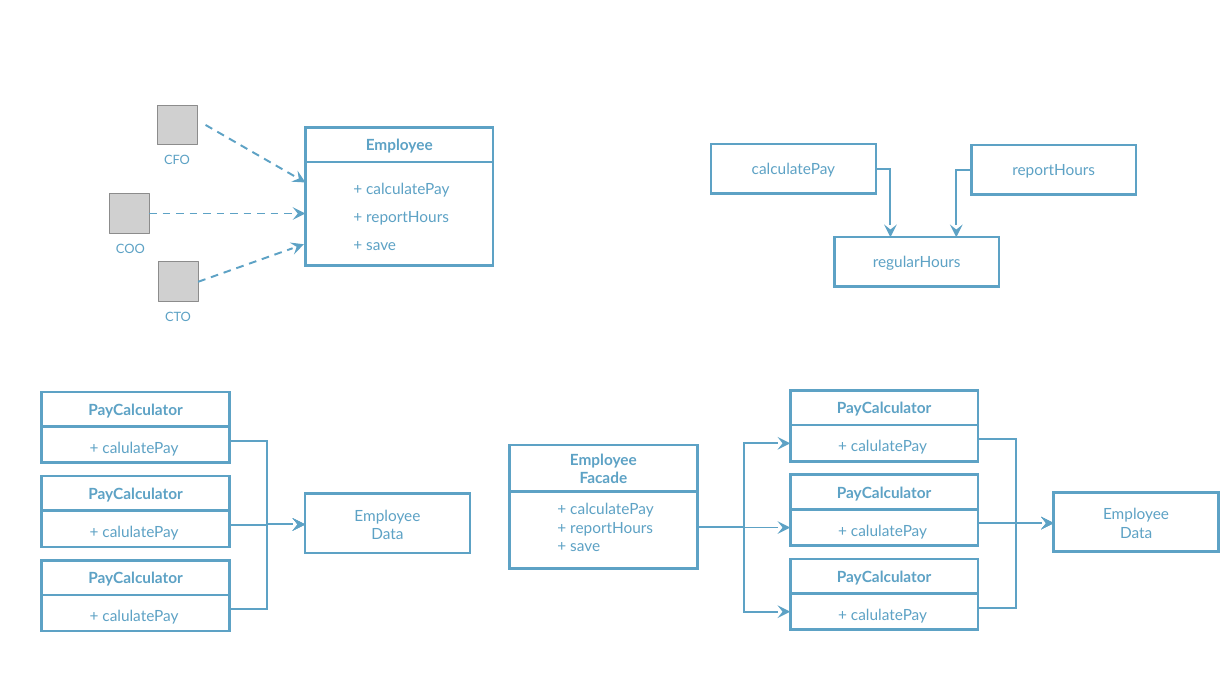
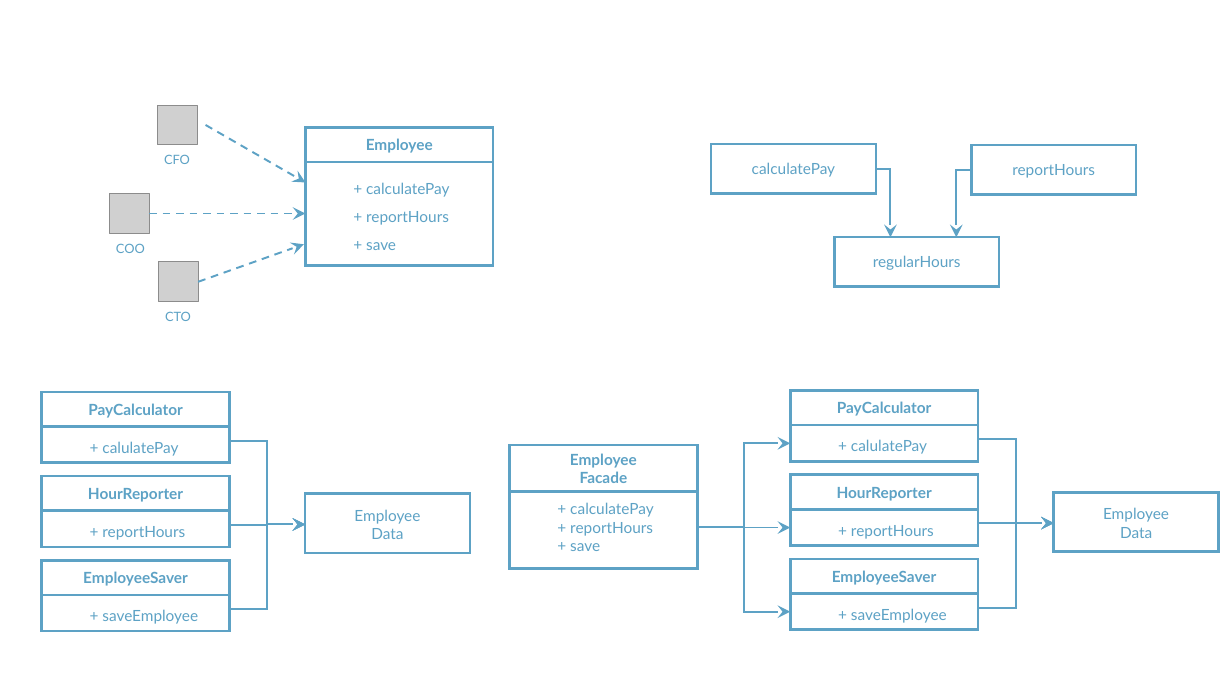
Before and after one commit to rudaks-han/book-summary, a slide deck: slide 3 of Clean Architecture/ref/프레젠테이션1.pptx. Drawn at 1232x693 pixels with LibreOffice and Linux fonts; fonts in the diff are those of the drawing; grey boxes stand for pictures. Boxes give left, top, right and bottom in pixels: in the first picture for what was removed or moved away, otherwise in the second. Text is boxed around its words. In the diff, an @@ line names an element or a change of style, - is before the commit and + after.

```diff
--- a/Clean Architecture/ref/프레젠테이션1.pptx
+++ b/Clean Architecture/ref/프레젠테이션1.pptx
@@ text at <box>88,488,183,502</box>: text changed @@
-PayCalculator
+HourReporter
@@ text at <box>837,487,932,501</box>: text changed @@
-PayCalculator
+HourReporter
@@ text at <box>102,526,185,540</box>: text changed @@
-+ calulatePay
++ reportHours
@@ text at <box>851,525,934,539</box>: text changed @@
-+ calulatePay
++ reportHours
@@ text at <box>83,571,188,586</box>: text changed @@
-PayCalculator
+EmployeeSaver
@@ text at <box>832,570,937,585</box>: text changed @@
-PayCalculator
+EmployeeSaver
@@ text at <box>102,609,198,624</box>: text changed @@
-+ calulatePay
++ saveEmployee
@@ text at <box>851,608,947,623</box>: text changed @@
-+ calulatePay
++ saveEmployee
```
Also in this commit, not shown: 33 other files.
